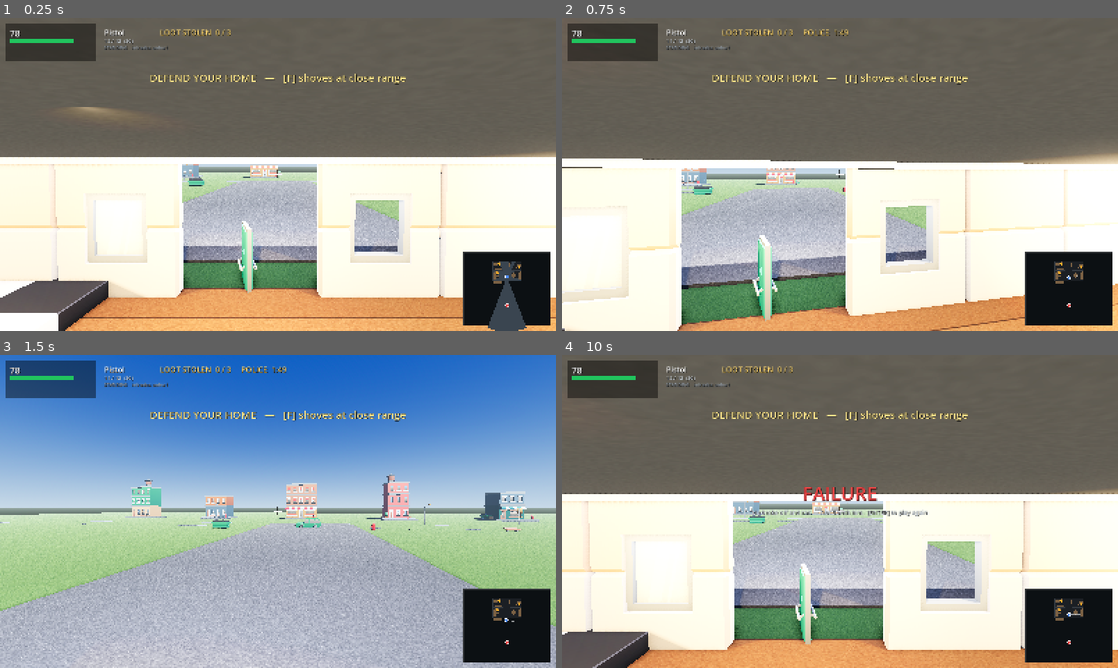
Above: before the commit, frames 1-4 (two rows, left to right).
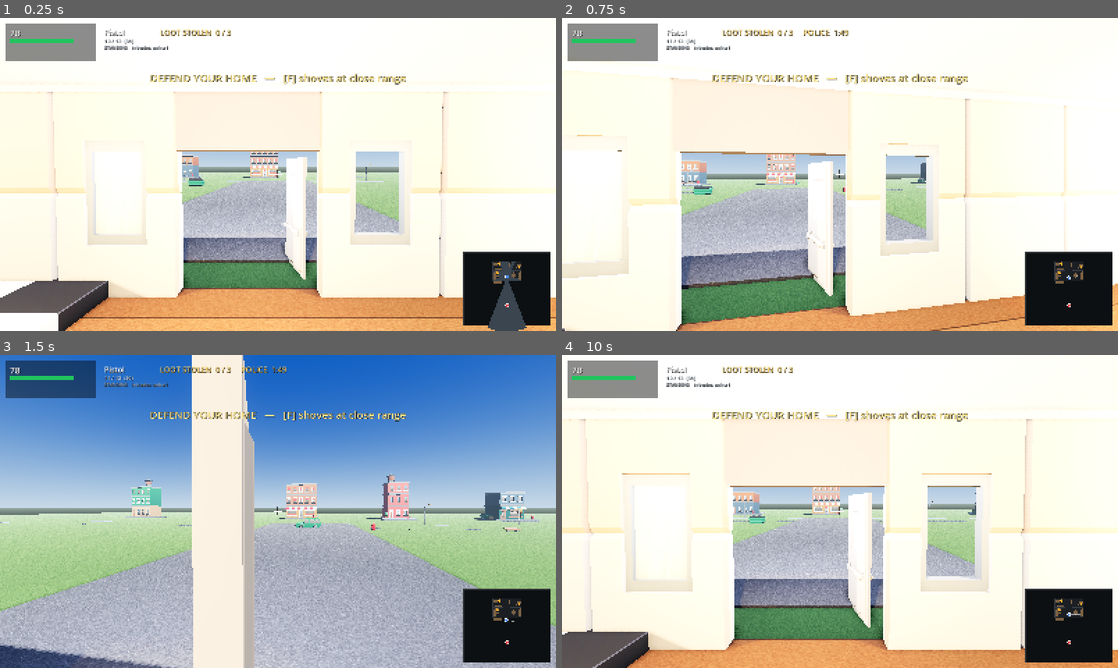
Above: after the commit, the same moments.

Repository: richardbrandel/home-invasion-godot
Game: Godot game, scene res://scenes/main.tscn
The game is run twice, just before and just after one commit, with the same random seed, the same clock (stepped at 60 frames per second) and the same inputs.
Inputs (mouse positions are in pixels of both pictures, inside the frame that each line leads up to):
- Up to frame 1 (0.25 s): no input
- Up to frame 2 (0.75 s): tap Enter at 0.5, 0.6 s; move the mouse to (867, 174) at 0.52 s; hold W from 0.53 s (still down); click (867, 174) at 0.67 s
- Up to frame 3 (1.5 s): keep holding W; move the mouse to (250, 511) at 1.27 s; tap Enter at 1.35 s
- Up to frame 4 (10 s): move the mouse to (851, 505) at 2.02 s; tap 1 at 2.1, 9.6 s; tap Enter at 2.3, 3.05, 3.8, 4.55, 5.3, 6.05, 6.8, 7.55, 8.1, 8.85, 9.8 s; move the mouse to (834, 517) at 2.77 s; tap 2 at 2.85 s; click (834, 517) at 2.92 s; move the mouse to (878, 514) at 3.52 s; tap F at 3.6 s; move the mouse to (795, 508) at 4.27 s; tap R at 4.35 s; move the mouse to (845, 511) at 5.02 s; tap T at 5.1 s; click (845, 511) at 5.17 s; move the mouse to (817, 505) at 5.77 s; release W at 5.78 s; hold D 5.78-6.53 s; tap C at 5.85 s; move the mouse to (867, 511) at 6.52 s; hold Ctrl 6.53-7.28 s; hold W 6.53-8.78 s; move the mouse to (812, 511) at 7.27 s; tap Shift at 7.35 s; click (812, 511) at 7.42 s; move the mouse to (851, 505) at 8.02 s; move the mouse to (834, 517) at 8.77 s; hold A 8.78-9.53 s; move the mouse to (878, 514) at 9.52 s; hold W from 9.53 s (still down); click (878, 514) at 9.67 s

The runs differ from the first frame. In frame 1, 51% of the frame differs, in the area x 0-100%, y 0-89%; in frame 2, 53%, in the area x 0-100%, y 0-100%; in frame 3, 12%; in frame 4, 52%.

Commit message:
Three-metre ceilings, and a front door that is actually a door
The ceiling filled 54-66% of the upper frame in every room: 2.0 m walls against a
1.62 m eye. Raised to 3.0 m, which propagates to the ceiling slab, the roof eave
and the light fittings from one constant.

That exposed the doorway, which is a FULL-HEIGHT gap between two wall runs, so a
3 m wall left a 3 m hole. Added a lintel and measured the door model: 1.60 x 2.80 m
at source, and DOOR_SCALE 0.34 was building a 55 cm x 95 cm leaf. Now 0.96 x 2.04 m,
hinged at the edge of the opening rather than floating in the middle, with its own
material instead of the window trim's teal.

Also clears the end-of-round overlay's text on reset. The overlay was already being
hidden correctly, but its labels kept the previous result for the whole next round.

Diff:
--- a/scripts/game.gd
+++ b/scripts/game.gd
@@ -71,9 +71,10 @@
 ## which is more than half the width of the screen. CAM_BACK is the value that actually
 ## reads, and it is a single number to tune.
 const CAM_BACK := 0.90
-## Ceiling on the lift, and it is a gameplay limit rather than a taste one: the walls are
-## 2.0 m and the eye is 1.65 m, so much above +0.25 m the camera rises over the walls and
-## the house becomes a dollhouse — you see the intruder over cover the minimap hides.
+## Ceiling on the lift, and it was a gameplay limit rather than a taste one: the walls were
+## 2.0 m against a 1.62 m eye, so much above +0.25 m the camera rose over the walls and the
+## house became a dollhouse. The walls are 3.0 m now, so that constraint is gone and this
+## could be raised — but 0.22 frames the rooms well, so it stays until there is a reason.
 const CAM_UP := 0.22
 ## Sideways offset. A gun held in front of the body is hidden by the body from directly
 ## behind, so seeing the weapon at all needs the camera off his shoulder.
@@ -685,7 +686,12 @@
 	aim_yaw = 0.0
 	aim_pitch = 0.0
 	fire_held = false
+	# Hide the overlay AND wipe its text. Hiding alone was not enough to be sure: the labels
+	# kept the previous round's result ("FAILURE", "The van drove off with everything") for
+	# the whole of the next round, invisible but present.
 	_overlay.visible = false
+	_ov_title.text = ""
+	_ov_sub.text = ""
 	_refresh_hud()
 
 
--- a/scripts/house.gd
+++ b/scripts/house.gd
@@ -24,7 +24,17 @@
 const ROAD_SINK := 0.22
 ## The restaurant door leaf needs its own scale: at House.SCALE it comes out taller than the
 ## 2 m wall it hangs in.
-const DOOR_SCALE := 0.34
+## The door model MEASURED, not guessed. `door_A` is 1.60 x 2.80 x 0.77 m at source, so the
+## old uniform DOOR_SCALE of 0.34 built a leaf 55 cm wide and 95 cm tall — a doll's-house door
+## hanging in the opening, which is exactly what Richard described.
+const DOOR_SRC := Vector3(1.60, 2.80, 0.77)
+## What a front door actually measures. Non-uniform on purpose: the model's own proportions
+## are 1:1.75 and a real door is nearer 1:2.2.
+const DOOR_WANT := Vector3(0.96, 2.04, 0.20)
+## The head of the opening. The gap between the two south wall runs is FULL HEIGHT, so at a
+## 3 m ceiling the doorway was a 3 m hole with a 2 m door in it. A real opening is about this
+## with wall above.
+const DOOR_TOP := 2.10
 const A := "res://assets/kaykit/"
 
 # KayKit's modular wall panel is 4.00 x 4.00 x 0.50 m at source scale.
@@ -32,7 +42,14 @@
 const WALL_SRC_H := 4.0
 const WALL_SRC_D := 0.5
 
-const WALL_TARGET_H := 2.0     # must match Sim.WALL_HEIGHT
+const WALL_TARGET_H := 3.0     # must match Sim.WALL_HEIGHT
+## Was 2.0. At 2.0 m the ceiling is only 35 cm above a 1.62 m eye, so at a 68-degree
+## field of view the ceiling filled 54-66% of the upper frame in EVERY room — measured
+## across three views. 3.0 m is a real ceiling height and is Richard's call.
+##
+## Note the wall module is scaled NON-UNIFORMLY (sx fits the bay, sy is this height,
+## sz is the thickness), so raising this stretches each panel vertically by 1.5x and the
+## windows with it.
 const WALL_TARGET_D := 0.25    # must match Sim.WALL_THICKNESS
 ## Where the ceiling lights hang, one per room, matching the practical lights in
 ## game.gd's _setup_environment so the fitting sits where the light is coming from.
@@ -285,9 +302,28 @@
 			parent.add_child(g)
 
 
-static func use_clean_wall_texture(inst: Node3D) -> void:
+## The front door's own material.
+##
+## The restaurant atlas paints the door leaf the same teal as the window frames, which is
+## exactly why Richard described it as "a green thing hanging in the middle of the doorway".
+## The leaf needs its own colour, not the trim's.
+static var _door_mat: StandardMaterial3D
+
+
+static func use_door_texture(inst: Node3D) -> void:
 	if inst == null:
 		return
+	if _door_mat == null:
+		_door_mat = StandardMaterial3D.new()
+		# a painted front door rather than bare wood: it reads as a door at a glance
+		_door_mat.albedo_color = Color(0.86, 0.84, 0.80)
+		_door_mat.roughness = 0.62
+		_door_mat.metallic = 0.0
+	for c in inst.find_children("*", "MeshInstance3D", true, false):
+		(c as MeshInstance3D).material_override = _door_mat
+
+
+static func wall_material() -> StandardMaterial3D:
 	if _wall_mat == null:
 		_wall_mat = StandardMaterial3D.new()
 		var tex := load("res://assets/kaykit/restaurant/wall_texture_clean.png")
@@ -295,8 +331,18 @@
 			_wall_mat.albedo_texture = tex
 		_wall_mat.roughness = 0.93
 		_wall_mat.metallic = 0.0
+	return _wall_mat
+
+
+static func use_clean_wall_texture(inst: Node3D) -> void:
+	if inst == null:
+		return
+	var m := wall_material()
 	for c in inst.find_children("*", "MeshInstance3D", true, false):
-		(c as MeshInstance3D).material_override = _wall_mat
+		(c as MeshInstance3D).material_override = m
+	# find_children walks DESCENDANTS only, so a bare MeshInstance3D would be missed
+	if inst is MeshInstance3D:
+		(inst as MeshInstance3D).material_override = m
 
 static func build_wall_run(parent: Node3D, run: Rect2, open_bays := {}) -> void:
 	var horizontal := run.size.x >= run.size.y
@@ -403,12 +449,38 @@
 	# intruder has already come through it.
 	# DOOR_SCALE is not House.SCALE: at 0.5 the leaf comes out taller than the 2 m wall it
 	# hangs in and sticks up above the eaves.
+	# HINGED at the edge of the opening, not centred in it. Placed at the middle the leaf
+	# floats in the gap; a door belongs on a hinge at one side, standing open.
+	var dscale := Vector3(DOOR_WANT.x / DOOR_SRC.x, DOOR_WANT.y / DOOR_SRC.y,
+		DOOR_WANT.z / DOOR_SRC.z)
+	var hinge := deg_to_rad(-74.0)
+	var leaf_w := DOOR_WANT.x
 	var door := place(parent, "restaurant", "door_A",
-		Vector3((Sim.DOOR_GAP.x + Sim.DOOR_GAP.y) * 0.5, 0,
-			house.end.y - Sim.WALL_THICKNESS * 0.5),
-		deg_to_rad(-74.0), true, Vector3(DOOR_SCALE, DOOR_SCALE, DOOR_SCALE))
+		Vector3(Sim.DOOR_GAP.x + cos(hinge) * leaf_w * 0.5, 0,
+			house.end.y - Sim.WALL_THICKNESS * 0.5 - sin(hinge) * leaf_w * 0.5),
+		hinge, true, dscale)
 	if door != null:
 		door.name = "FrontDoor"
+		use_door_texture(door)
+
+	# The head of the opening. Without this the doorway is a hole all the way to the ceiling,
+	# which a 3 m wall makes glaring. Filled with wall so the opening is a door-shaped hole.
+	var head := MeshInstance3D.new()
+	var hb := BoxMesh.new()
+	hb.size = Vector3(Sim.DOOR_GAP.y - Sim.DOOR_GAP.x,
+		WALL_TARGET_H - DOOR_TOP, Sim.WALL_THICKNESS)
+	head.mesh = hb
+	head.position = Vector3((Sim.DOOR_GAP.x + Sim.DOOR_GAP.y) * 0.5,
+		DOOR_TOP + (WALL_TARGET_H - DOOR_TOP) * 0.5,
+		house.end.y - Sim.WALL_THICKNESS * 0.5)
+	parent.add_child(head)
+	# FLAT, not the atlas. `wall_texture_clean.png` is an atlas with coloured regions in it,
+	# and a BoxMesh maps the whole of it 0..1 across every face — so the lintel rendered as a
+	# red-and-white slab. Colour sampled from the wall beside the opening in a render.
+	var head_mat := StandardMaterial3D.new()
+	head_mat.albedo_color = Color(0.612, 0.582, 0.603)
+	head_mat.roughness = 0.93
+	head.material_override = head_mat
 
 	# lawn
 	var lawn := MeshInstance3D.new()
--- a/scripts/sim.gd
+++ b/scripts/sim.gd
@@ -14,7 +14,7 @@
 const HOUSE := Rect2(-8, -19, 16, 11)          # x, z, width, depth
 ## Matches House.WALL_TARGET_H, which is KayKit's 4 m wall module at 0.5 scale.
 ## Changing one without the other makes the collision boxes disagree with the art.
-const WALL_HEIGHT := 2.0
+const WALL_HEIGHT := 3.0
 const WALL_THICKNESS := 0.25
 const DOOR_GAP := Vector2(-1, 1)               # front door, in the south wall
 const HALL_GAP := Vector2(-2, 2)               # opening in the interior wall
Not shown, added: ROADMAP-2.md
